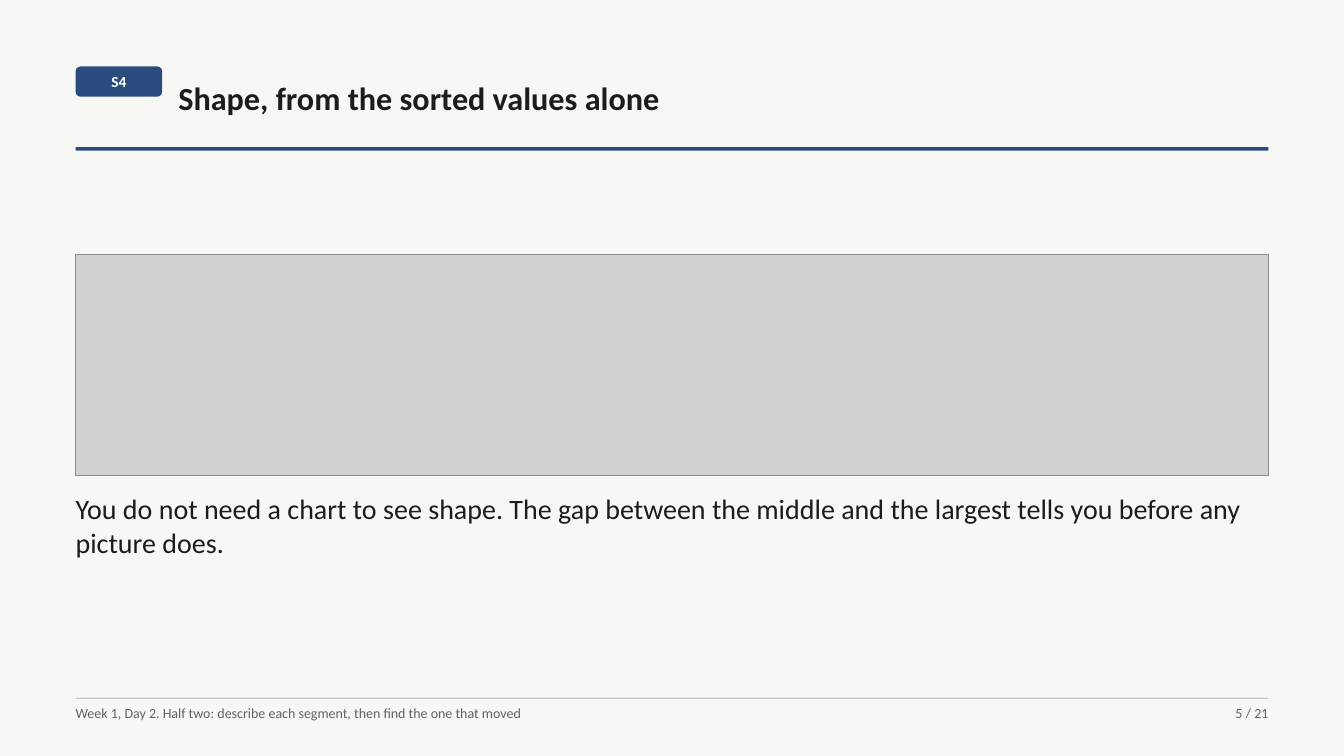
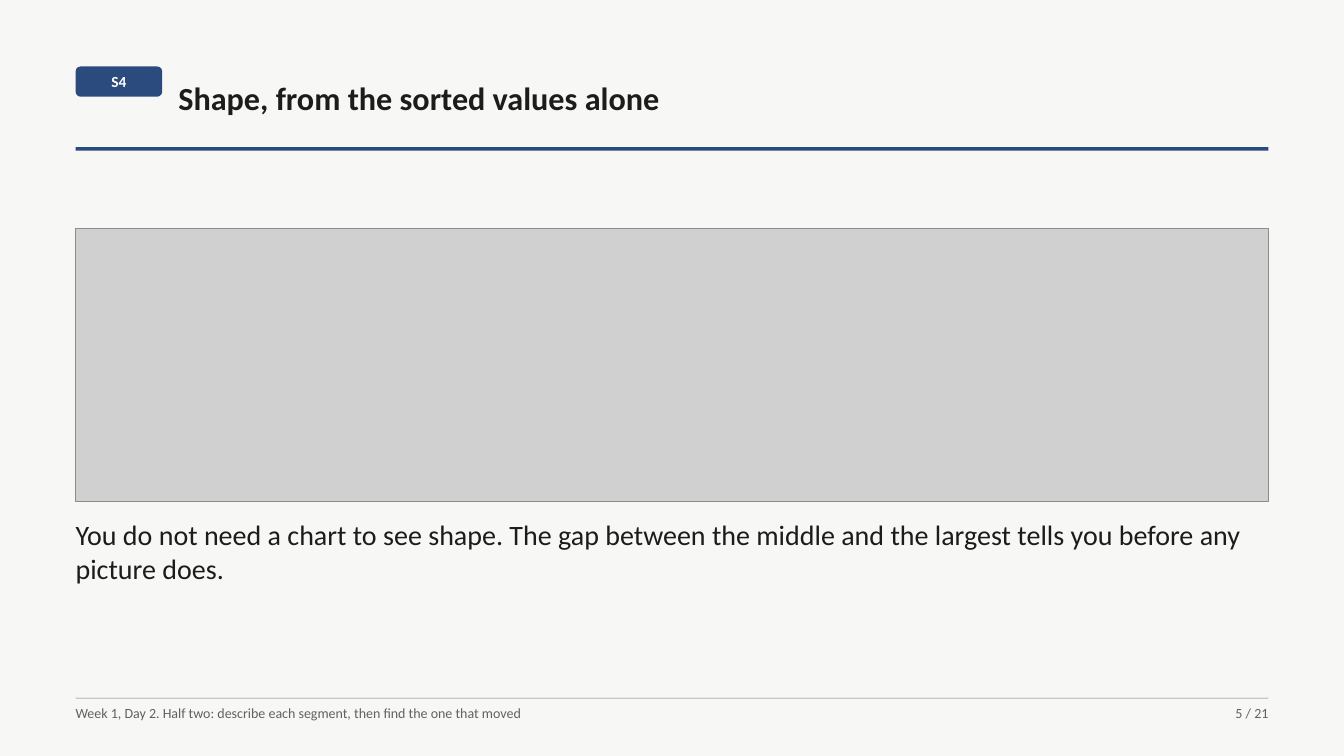
Before and after one commit to fde-academy-lab/c2-content-factory, a slide deck: slide 5 of content/W01/D2/slides/C2_W01_D02_half2_STUDENT.pptx. Drawn at 1344x756 pixels with LibreOffice and Linux fonts; fonts in the diff are those of the drawing; grey boxes stand for pictures. Boxes give left, top, right and bottom in pixels: in the first picture for what was removed or moved away, otherwise in the second. Text is boxed around its words. In the diff, an @@ line names an element or a change of style, - is before the commit and + after.

```diff
--- a/content/W01/D2/slides/C2_W01_D02_half2_STUDENT.pptx
+++ b/content/W01/D2/slides/C2_W01_D02_half2_STUDENT.pptx
@@ picture: place and size @@
-picture at [76,254,1268,476]
+picture at [76,229,1268,501]
@@ text "You do not need a ...": place and size @@
-text "You do not need a ..." at [76,499,1240,558]
+text "You do not need a ..." at [76,525,1240,584]
```
Also in this commit, not shown: 4 other slides changed, 10 other files.
